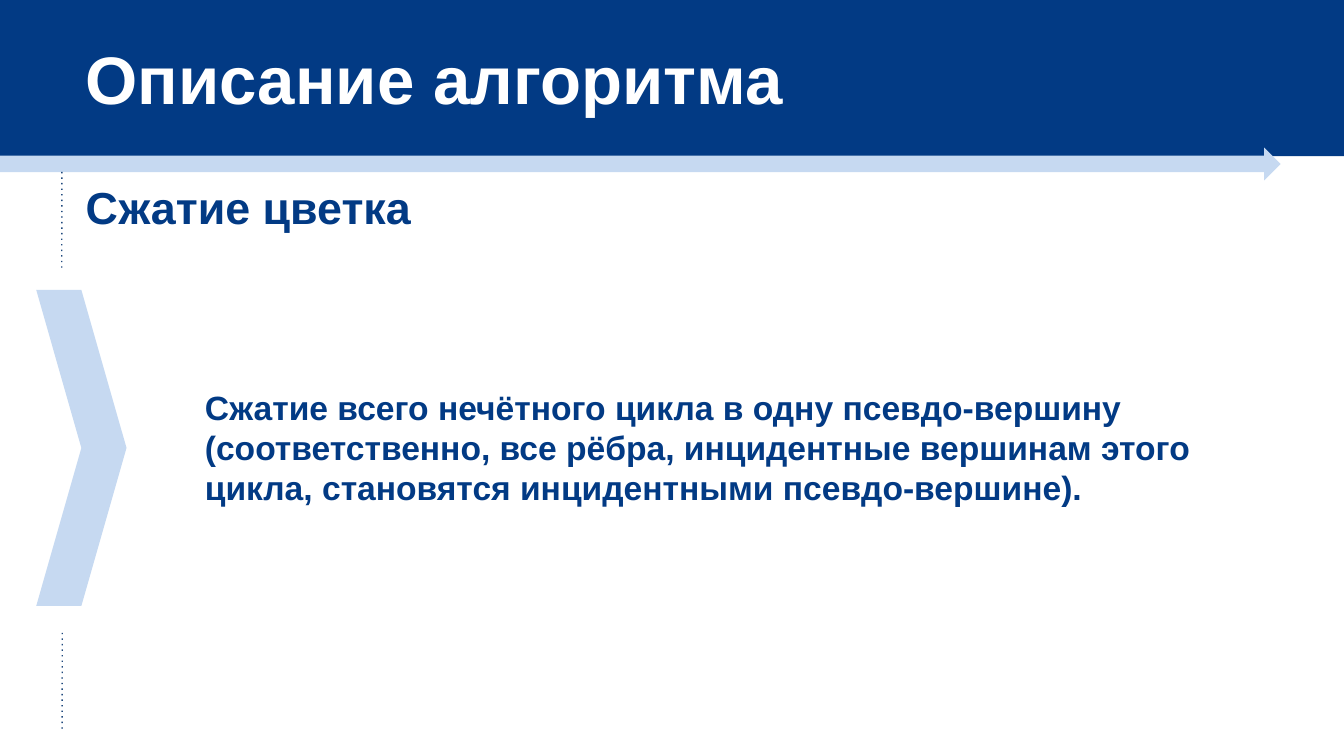
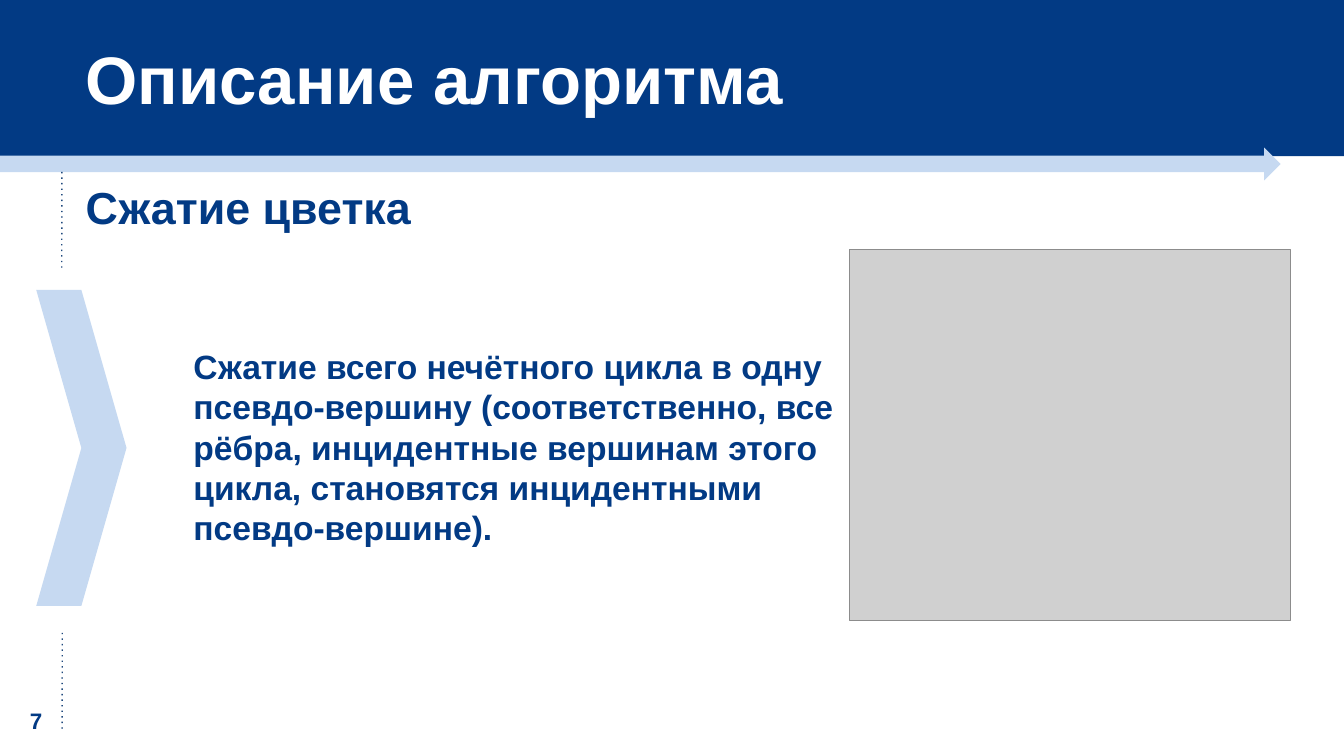
Before and after one commit to evgeniya-f/blossom, a slide deck: slide 7 of Алгоритм сжатия цветков.pptx. Drawn at 1344x756 pixels with LibreOffice and Linux fonts; fonts in the diff are those of the drawing; grey boxes stand for pictures. Boxes give left, top, right and bottom in pixels: in the first picture for what was removed or moved away, otherwise in the second. Text is boxed around its words. In the diff, an @@ line names an element or a change of style, - is before the commit and + after.

```diff
--- a/Алгоритм сжатия цветков.pptx
+++ b/Алгоритм сжатия цветков.pptx
@@ picture added at [850,250,1291,620] @@
@@ text "Сжатие всего нечётного цикла в ..." rewrapped from [205,396,1190,507] to [193,355,833,547] @@
@@ text added at [30,713,42,729], 16 pt, text #023A84, bold @@
+7
```
Also in this commit, not shown: 8 other slides changed, 2 slides added, 1 other file.
